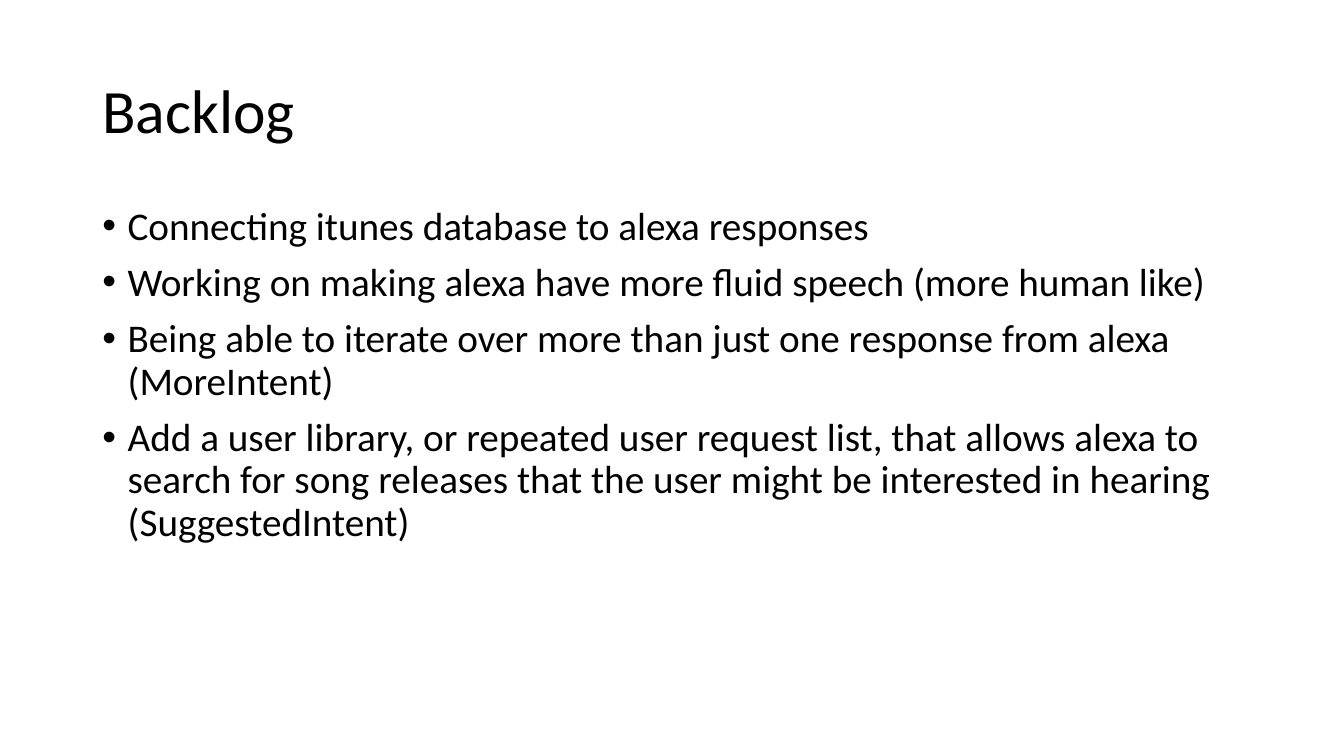
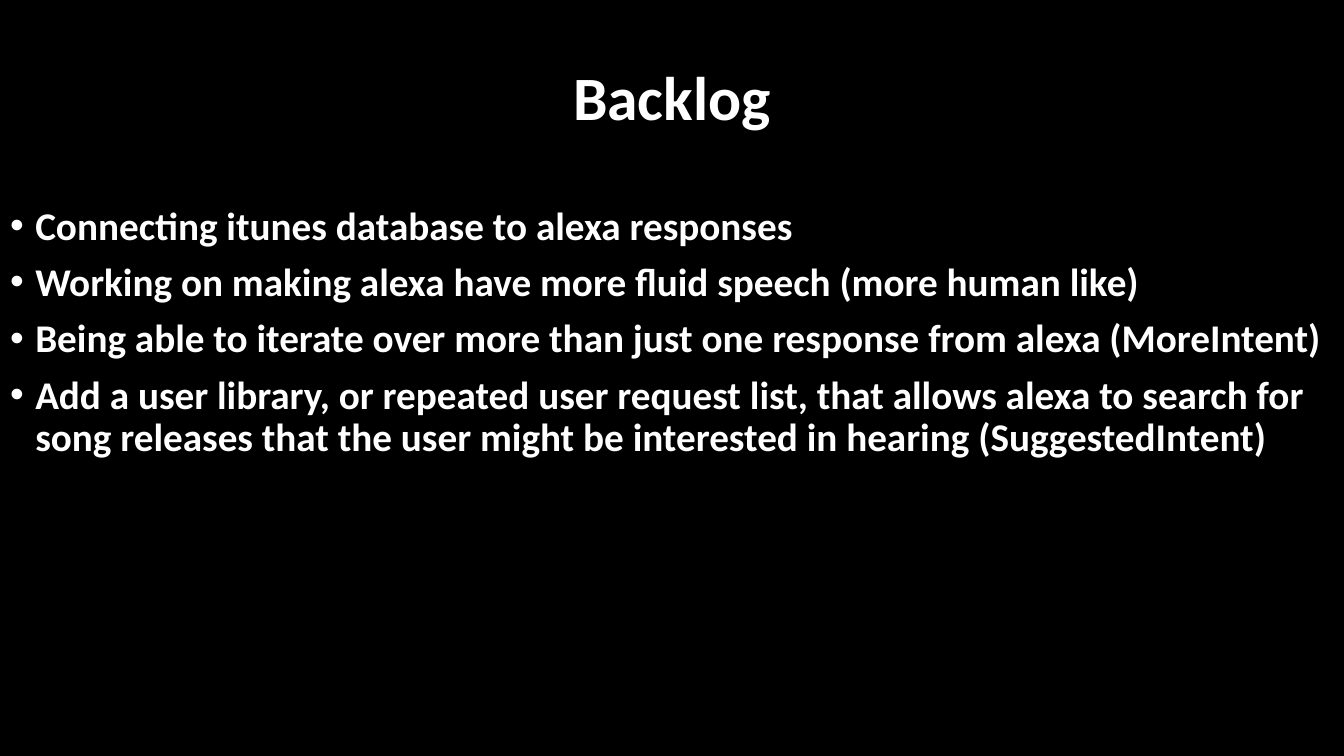
Before and after one commit to boylerft/ScumMasters, a slide deck: slide 2 of NuAudio presentation (2).pptx. Drawn at 1344x756 pixels with LibreOffice and Linux fonts; fonts in the diff are those of the drawing. Boxes give left, top, right and bottom in pixels: in the first picture for what was removed or moved away, otherwise in the second. Text is boxed around its words. In the diff, an @@ line names an element or a change of style, - is before the commit and + after.

```diff
--- a/NuAudio presentation (2).pptx
+++ b/NuAudio presentation (2).pptx
@@ title "Backlog": place and size @@
-title "Backlog" at <box>102,90,294,144</box>
+title "Backlog" at <box>573,76,771,131</box>
@@ title "Backlog" at <box>573,76,771,131</box>: text colour #000000 to #FFFFFF, bold on; alignment left to centre @@
@@ text "Connecting itunes database to alexa ...": place and size @@
-text "Connecting itunes database to alexa ..." at <box>128,212,1210,543</box>
+text "Connecting itunes database to alexa ..." at <box>35,212,1320,458</box>
@@ text "Connecting itunes database to alexa ..." at <box>35,212,1320,458</box>: text colour #000000 to #FFFFFF, bold on @@
```
Also in this commit, not shown: 5 other slides changed.
